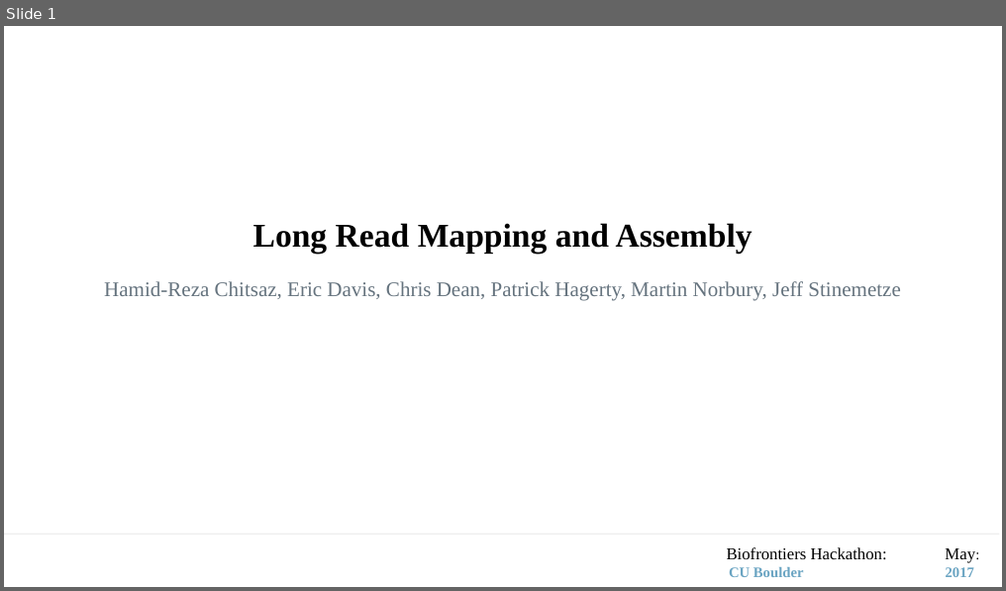
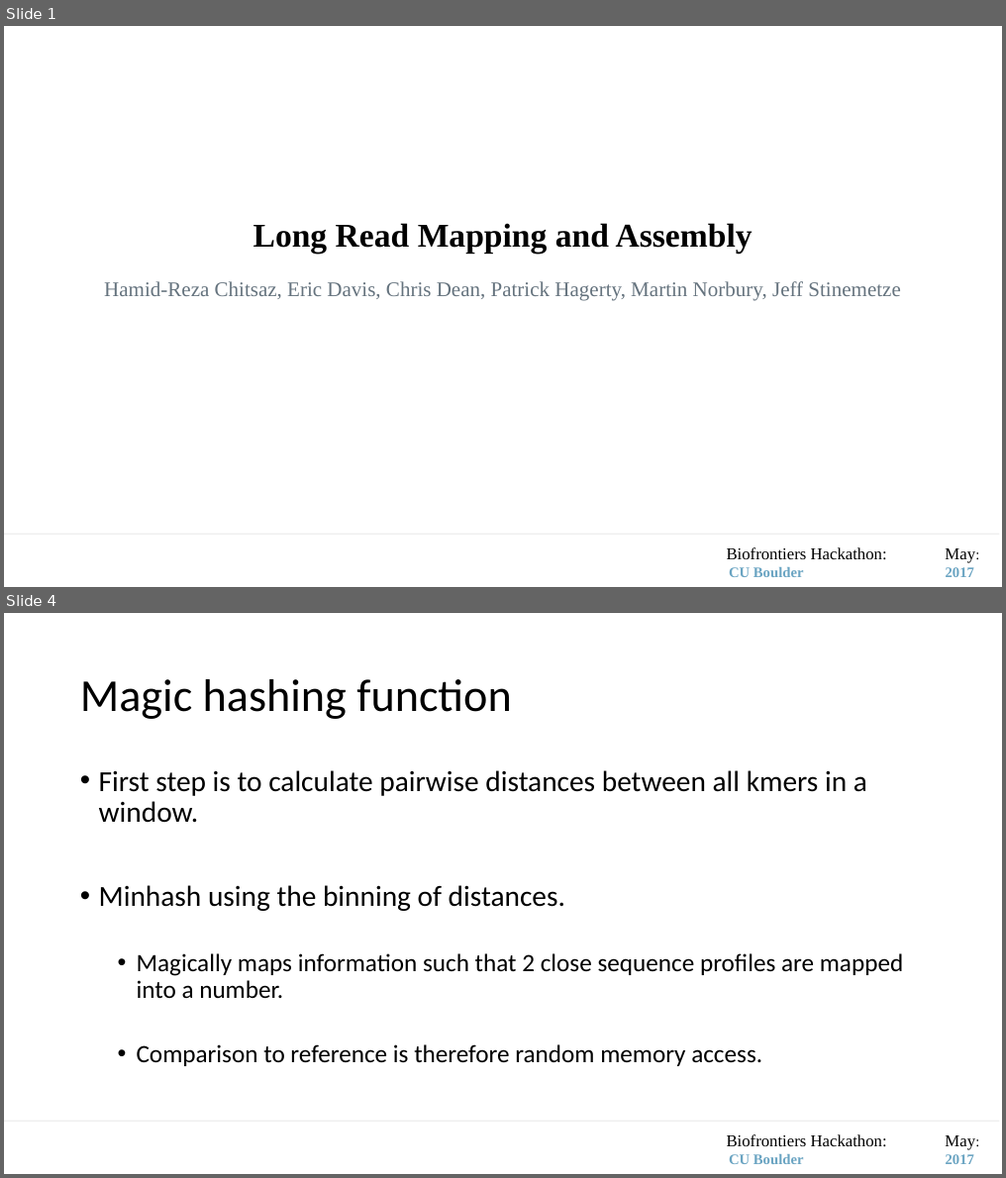
Before and after one commit to davisem/spire, a slide deck: LongReadAssembler.pptx. Shown one above the other, each under a label of ours: slide 1 before the commit, slides 1 and 4 after it; the slides between them are not shown. The pictures are 1006x591 and 1006x1178 pixels, drawn with LibreOffice and Linux fonts; fonts in the diff are those of the drawing. Boxes give left, top, right and bottom in pixels: in the first picture for what was removed or moved away, otherwise in the second. Text is boxed around its words. In the diff, an @@ line names an element or a change of style, - is before the commit and + after.

```diff
--- a/LongReadAssembler.pptx
+++ b/LongReadAssembler.pptx
@@ slide 4 added at (4,613,1002,1174), background #FFFFFF @@
@@ title added at (80,679,511,719), 44 pt, text #000000 @@
+Magic hashing function
@@ text added at (99,770,903,1066), 24 pt, text #000000 @@
+• First step is to calculate pairwise distances between all kmers in a window.
+• Minhash using the binning of distances.
+  • Magically maps information such that 2 close sequence profiles are mapped into a number.
+  • Comparison to reference is therefore random memory access.
@@ line added from (4, 1121) to (1000, 1121), #000000 0.5 pt @@
@@ text added at (727,1135,975,1164), 16 pt, text #000000 @@
+Biofrontiers Hackathon: May:
+CU Boulder 2017
```
Also in this commit, not shown: 3 other slides added, 3 slides removed, 1 other file.
